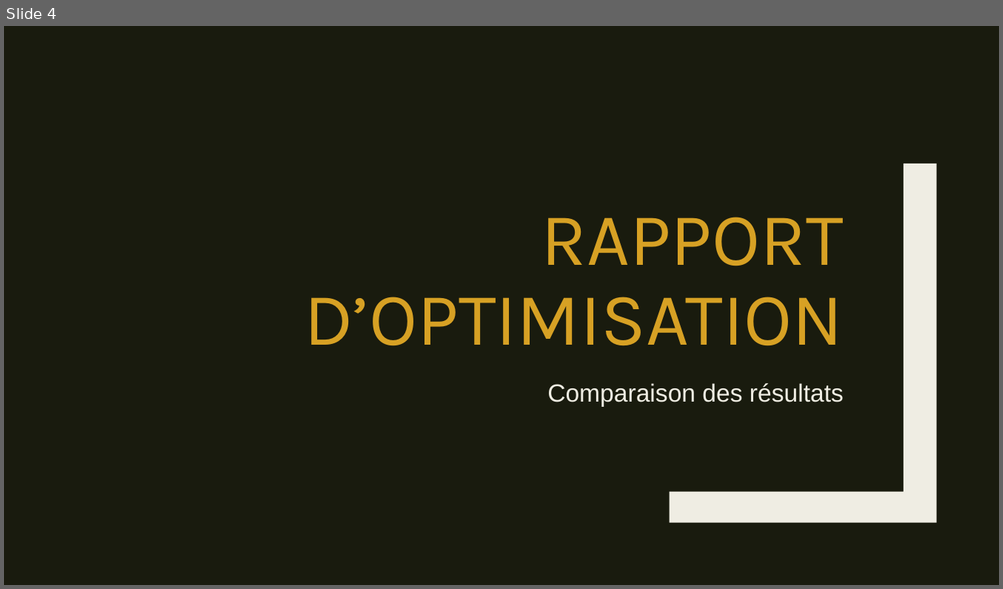
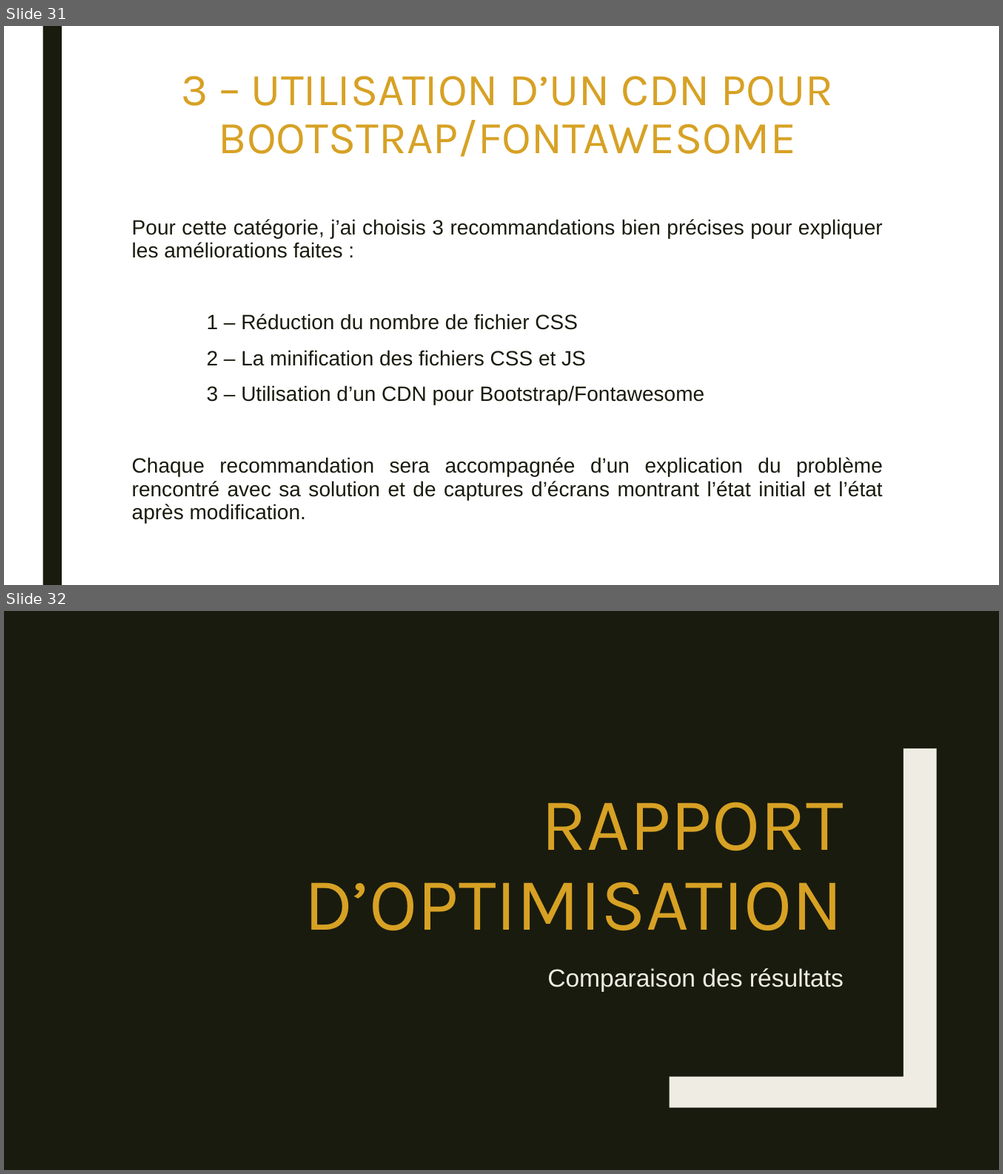
Before and after one commit to Amine-Be/Projet-4, a slide deck: P4_02_Recommandations.pptx. Shown one above the other, each under a label of ours: slide 4 before the commit, slides 31 and 32 after it. The pictures are 1003x589 and 1003x1174 pixels, drawn with LibreOffice and Linux fonts; fonts in the diff are those of the drawing. Boxes give left, top, right and bottom in pixels: in the first picture for what was removed or moved away, otherwise in the second. Text is boxed around its words. In the diff, an @@ line names an element or a change of style, - is before the commit and + after.

```diff
--- a/P4_02_Recommandations.pptx
+++ b/P4_02_Recommandations.pptx
@@ slide 31 added at <box>4,26,999,585</box>, background #FFFFFF @@
@@ rectangle added at <box>42,26,62,585</box>, fill #191B0E @@
@@ title added at <box>181,76,833,157</box>, 44 pt, text #D7A124 @@
+3 – UTILISATION D’UN CDN POUR BOOTSTRAP/FONTAWESOME
@@ text added at <box>132,219,882,523</box>, 20 pt, text #191B0E @@
+Pour cette catégorie, j’ai choisis 3 recommandations bien précises pour expliquer les améliorations faites :
+1 – Réduction du nombre de fichier CSS
+2 – La minification des fichiers CSS et JS
+3 – Utilisation d’un CDN pour Bootstrap/Fontawesome
+Chaque recommandation sera accompagnée d’un explication du problème rencontré avec sa solution et de captures d’écrans montrant l’état initial et l’état après modification.
@@ what was slide 4 is now slide 32 @@
```
Also in this commit, not shown: 1 slide changed, 27 other slides added.
